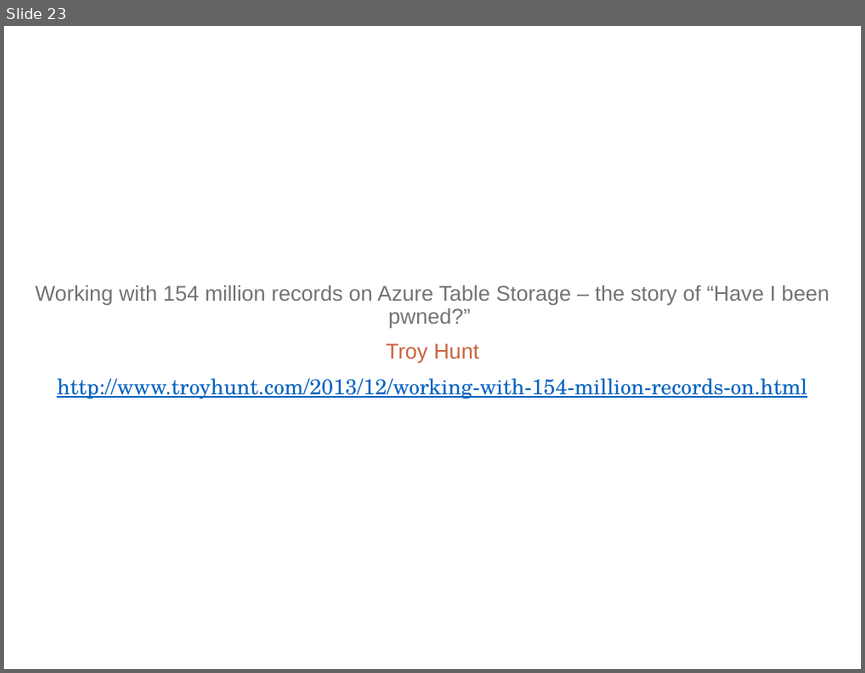
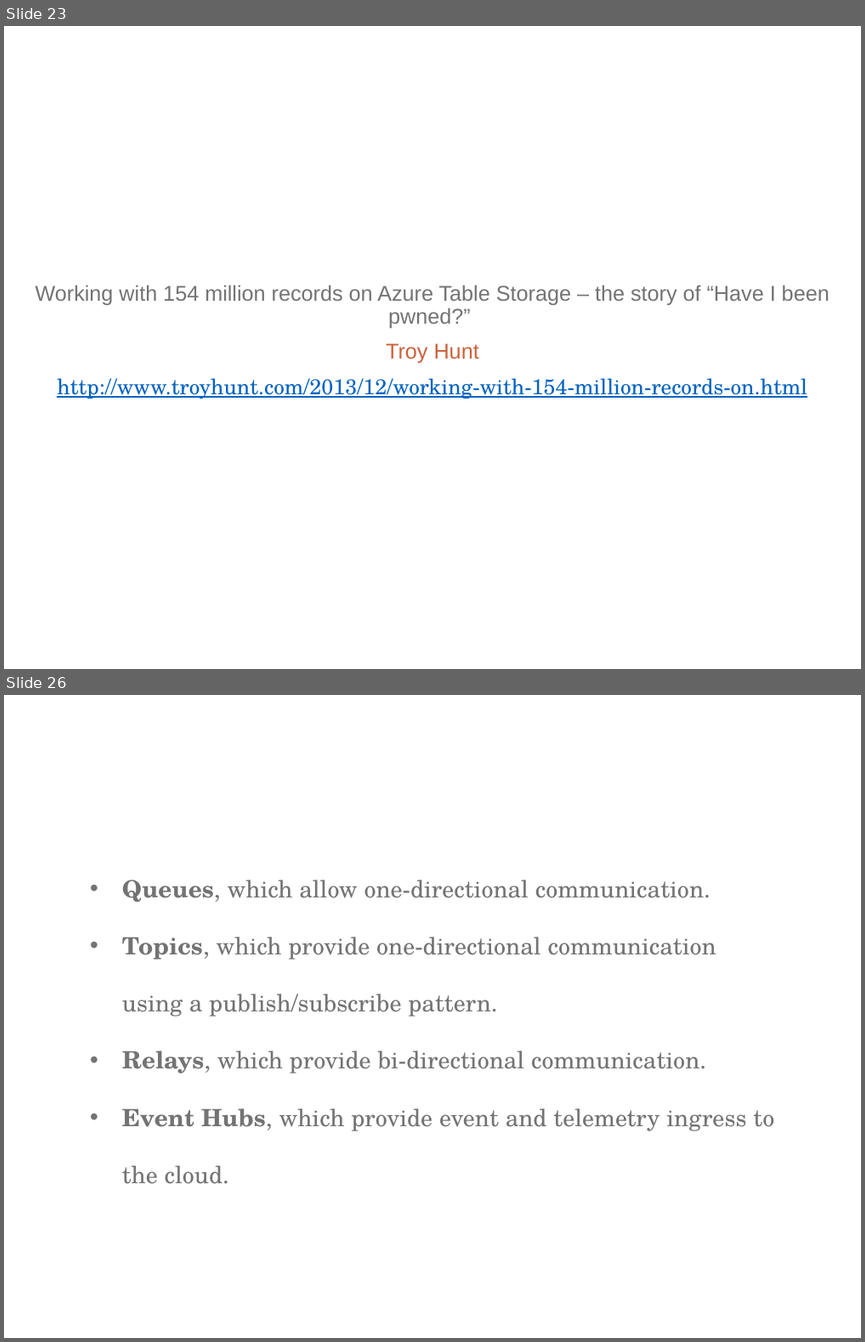
Before and after one commit to ritasker/Presentations-Archive, a slide deck: Current/Azure The Good Parts Web Apps/AzureTheGoodParts-WebApps.pptx. Shown one above the other, each under a label of ours: slide 23 before the commit, slides 23 and 26 after it; the slides between them are not shown. The pictures are 865x673 and 865x1342 pixels, drawn with LibreOffice and Linux fonts; fonts in the diff are those of the drawing; background and template pictures are left out. Boxes give left, top, right and bottom in pixels: in the first picture for what was removed or moved away, otherwise in the second. Text is boxed around its words. In the diff, an @@ line names an element or a change of style, - is before the commit and + after.

```diff
--- a/Current/Azure The Good Parts Web Apps/AzureTheGoodParts-WebApps.pptx
+++ b/Current/Azure The Good Parts Web Apps/AzureTheGoodParts-WebApps.pptx
@@ slide 26 added at (x1=4, y1=695, x2=861, y2=1338), background picture (left out) @@
@@ text added at (x1=122, y1=879, x2=774, y2=1184), 20 pt, text #737373 @@
+• Queues, which allow one-directional communication.
+• Topics, which provide one-directional communication using a publish/subscribe pattern.
+• Relays, which provide bi-directional communication.
+• Event Hubs, which provide event and telemetry ingress to the cloud.
```
Also in this commit, not shown: 9 other slides added, 7 slides removed, 1 other file.
